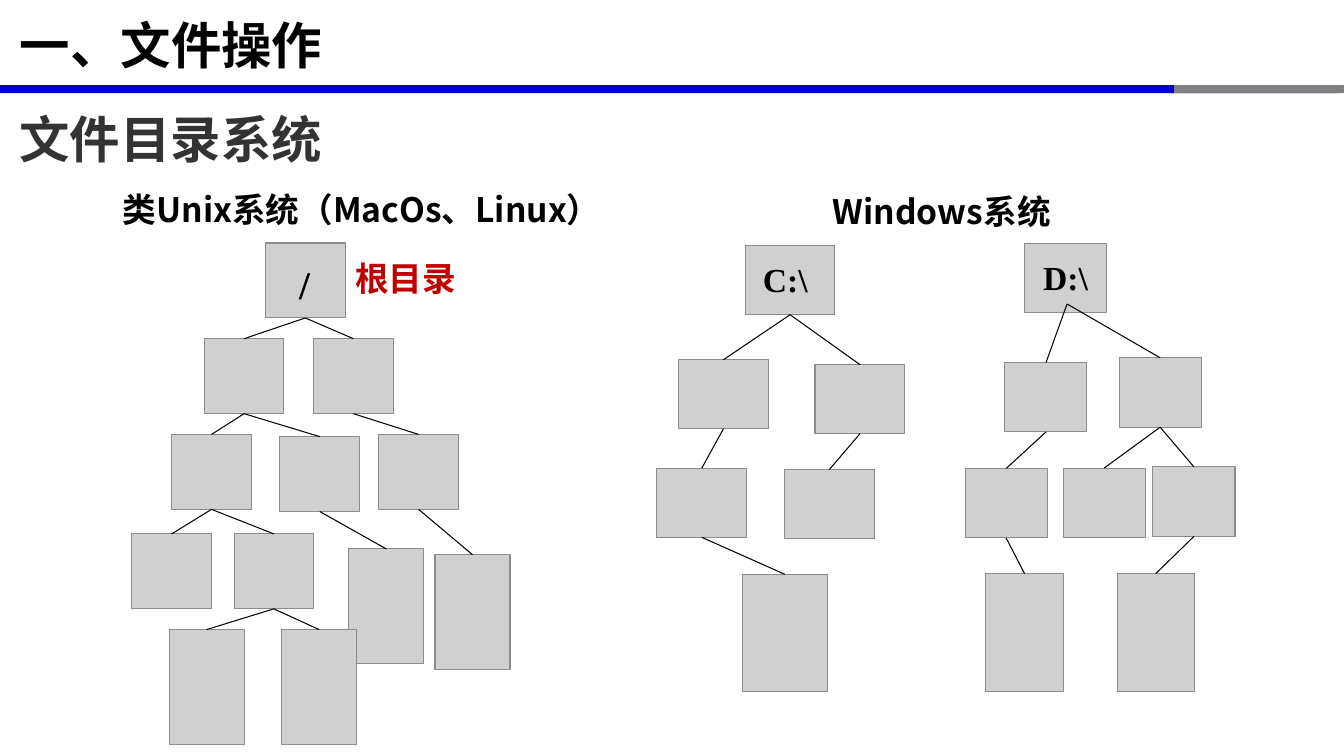
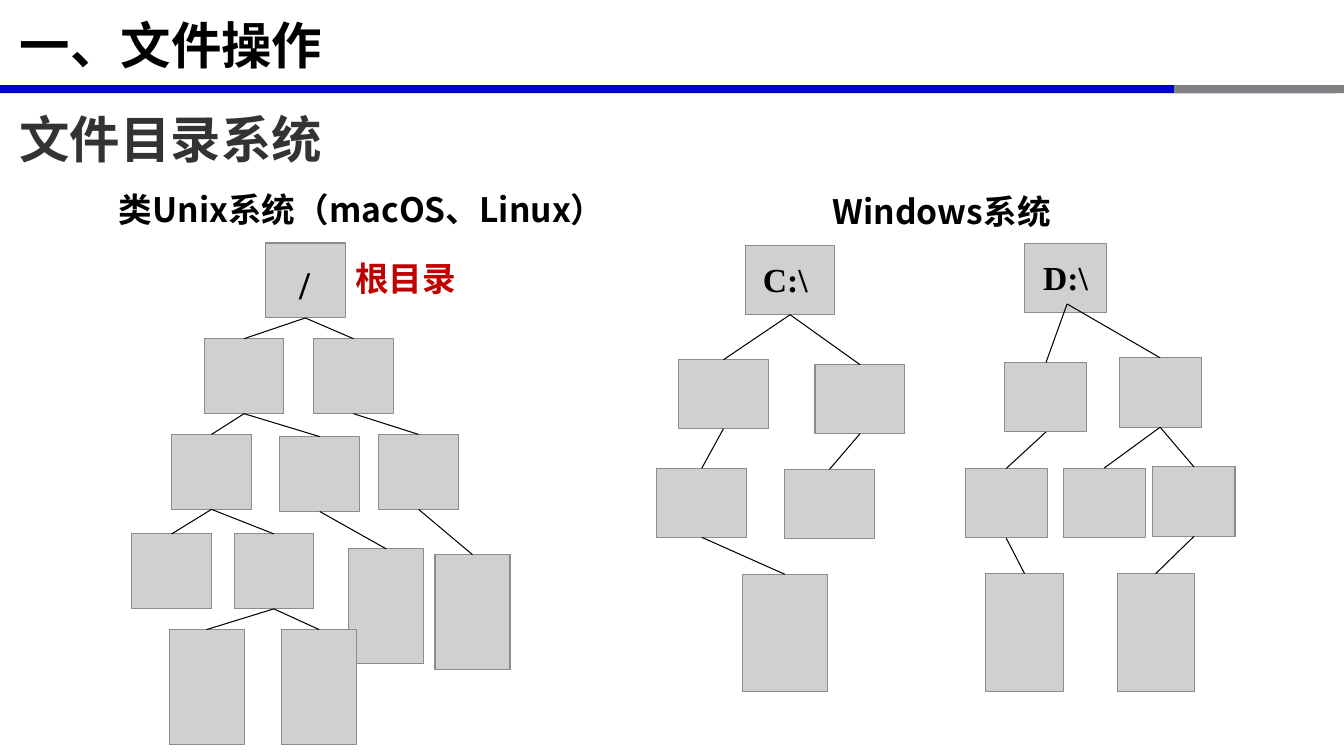
Before and after one commit to xinluo2018/programming-basics, a slide deck: slide 6 of 第5章-文件操作与异常处理/第5章-文件操作与异常处理.pptx (slide 5 before the commit). Drawn at 1344x756 pixels with LibreOffice and Linux fonts; fonts in the diff are those of the drawing; grey boxes stand for pictures. Boxes give left, top, right and bottom in pixels: in the first picture for what was removed or moved away, otherwise in the second. Text is boxed around its words. In the diff, an @@ line names an element or a change of style, - is before the commit and + after.

```diff
--- a/第5章-文件操作与异常处理/第5章-文件操作与异常处理.pptx
+++ b/第5章-文件操作与异常处理/第5章-文件操作与异常处理.pptx
@@ text at (x1=119, y1=193, x2=605, y2=226): text changed @@
-类Unix系统（MacOs、Linux）
+类Unix系统（macOS、Linux）
```
Also in this commit, not shown: 7 other slides changed, 5 slides added, 2 slides removed, 7 other files.
